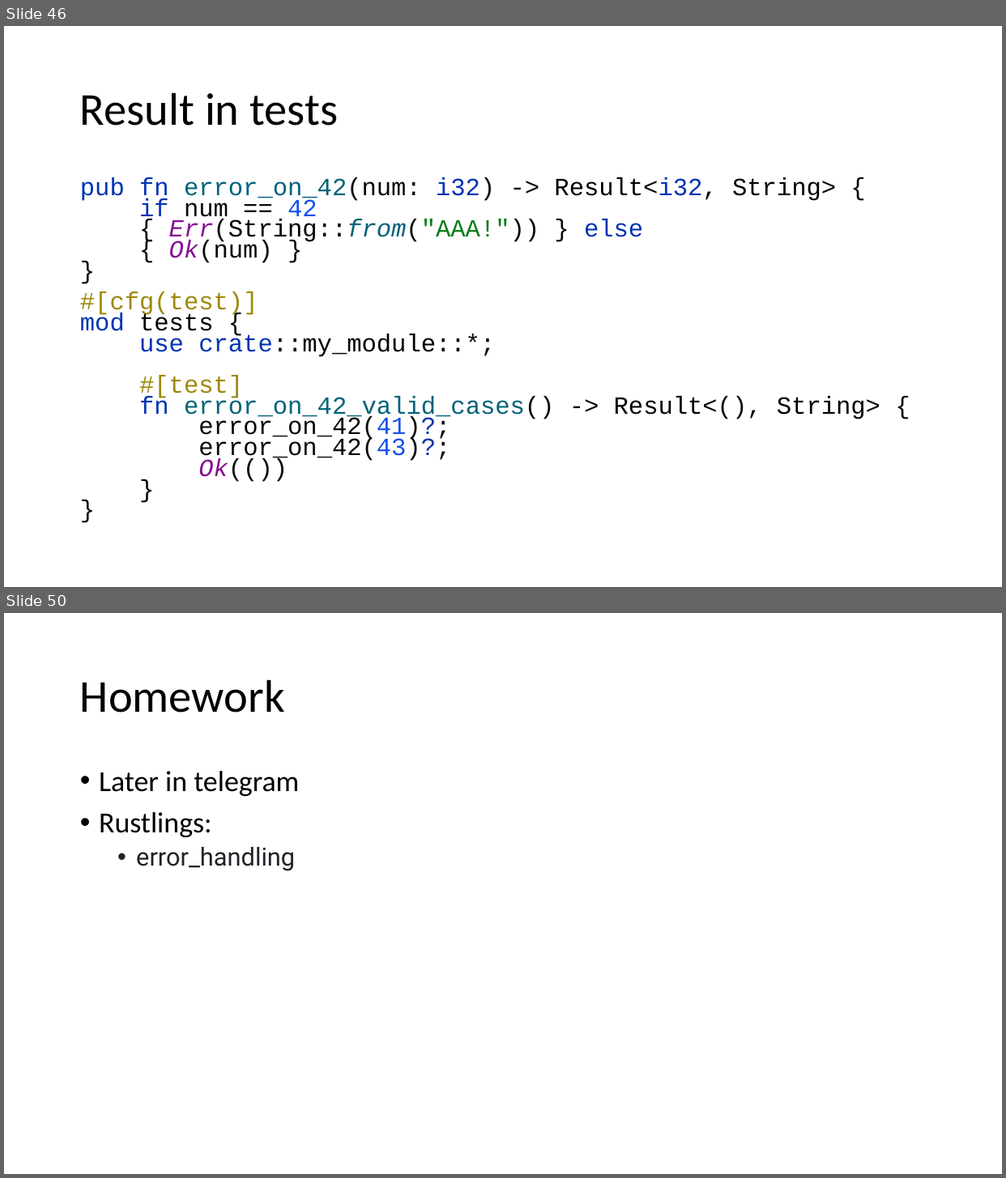
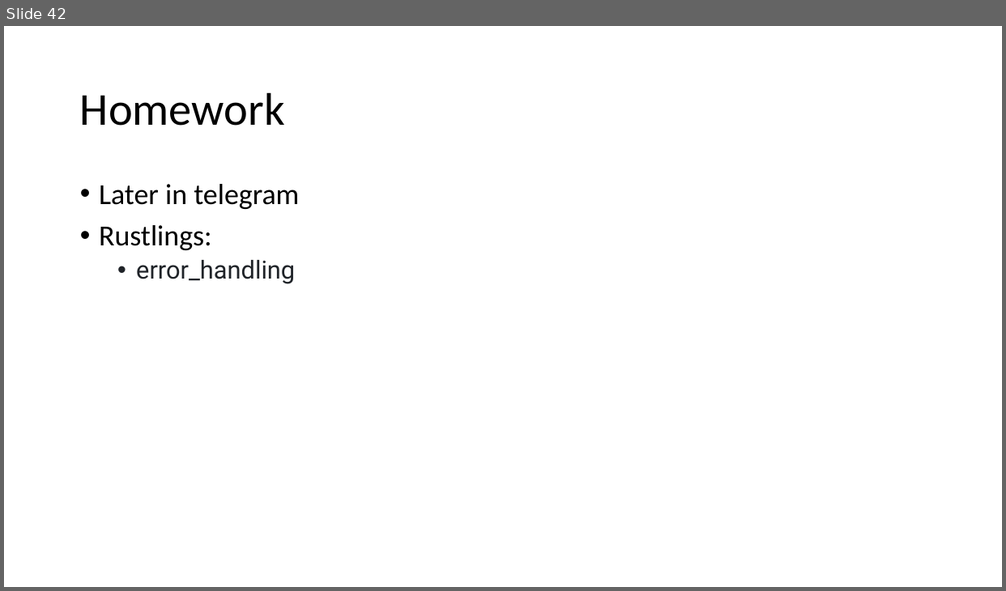
Before and after one commit to kugushev/course-rust-basics, a slide deck: src/10-Advanced/10-Advanced.pptx. Shown one above the other, each under a label of ours: slides 46 and 50 before the commit, slide 42 after it; the slides between them are not shown. The pictures are 1006x1178 and 1006x591 pixels, drawn with LibreOffice and Linux fonts; fonts in the diff are those of the drawing. Boxes give left, top, right and bottom in pixels: in the first picture for what was removed or moved away, otherwise in the second. Text is boxed around its words. In the diff, an @@ line names an element or a change of style, - is before the commit and + after.

```diff
--- a/src/10-Advanced/10-Advanced.pptx
+++ b/src/10-Advanced/10-Advanced.pptx
@@ slide 46 removed at [4, 26, 1002, 587], background #FFFFFF @@
@@ title removed at [80, 92, 338, 126] @@
-Result in tests
@@ text removed at [80, 177, 880, 482] @@
-pub fn error_on_42(num: i32) -> Result<i32, String> {
-if num == 42
-{ Err(String::from("AAA!")) } else
-{ Ok(num) }
-}
-#[cfg(test)]
-mod tests {
-use crate::my_module::*;
-#[test]
-fn error_on_42_valid_cases() -> Result<(), String> {
-error_on_42(41)?;
-error_on_42(43)?;
-Ok(())
-}
-}
@@ what was slide 50 is now slide 42 @@
```
Also in this commit, not shown: 7 other slides removed, 2 other files.
